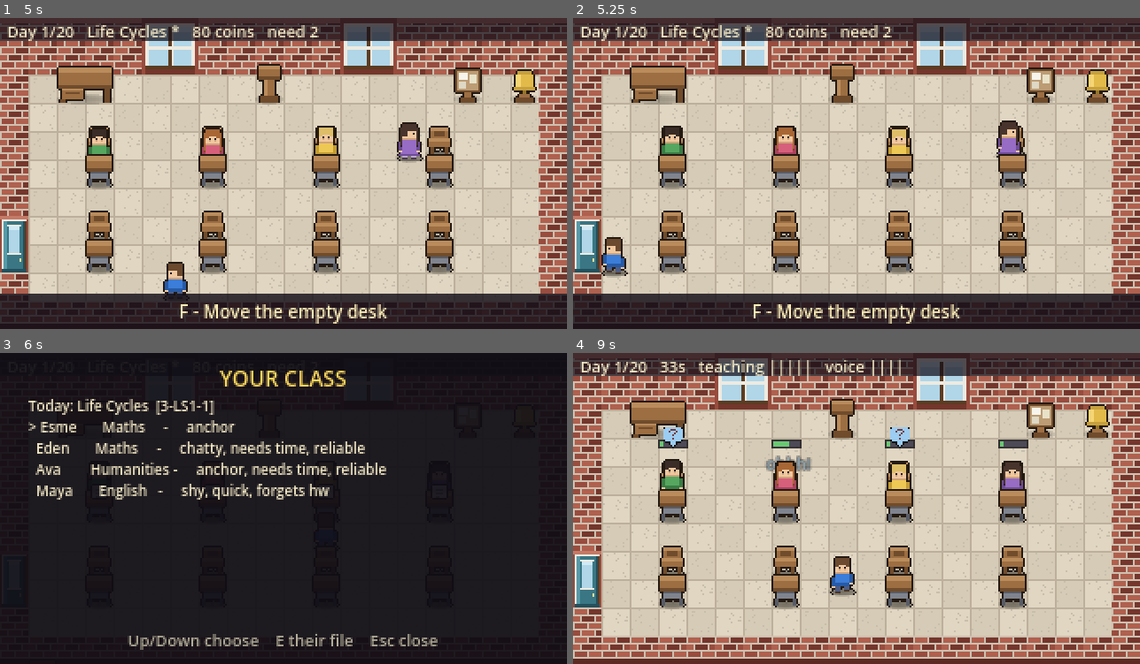
Above: before the commit, frames 1-4 (two rows, left to right).
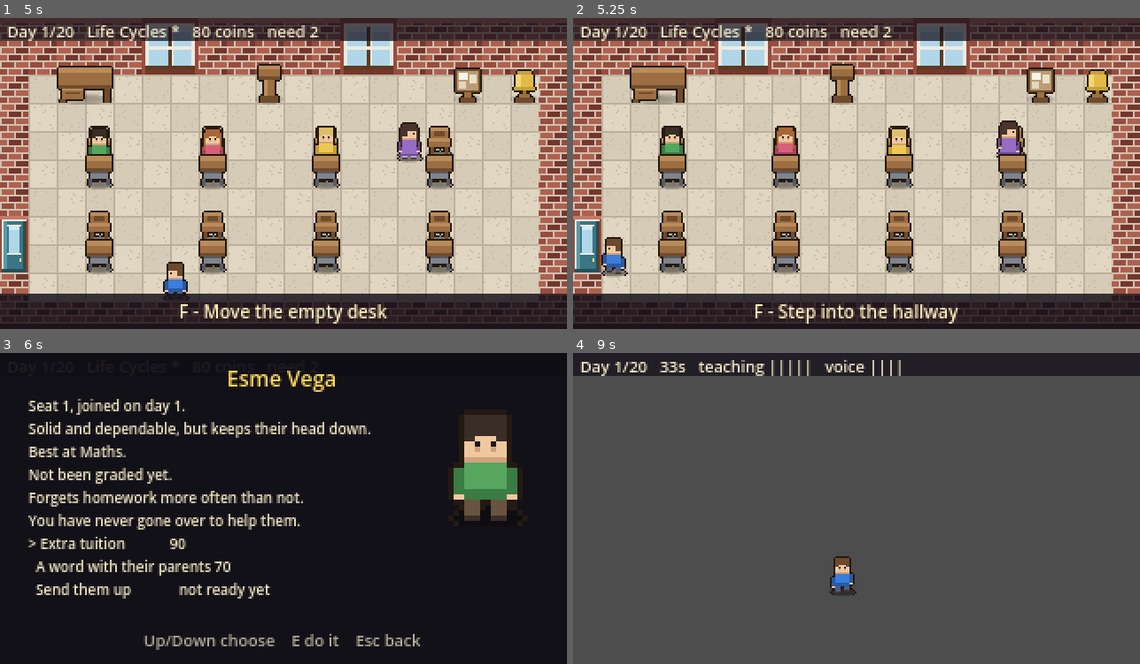
Above: after the commit, the same moments.

Repository: Mbottega16/EduSystem
Game: Godot game, scene res://tests/run.tscn
Same seed, same stepped clock (60 frames per second), same inputs: the game is played once before the commit and once after it. This scene is started directly instead of the project's main scene.
Inputs (mouse positions are in pixels of both pictures, inside the frame that each line leads up to):
- Up to frame 1 (5 s): tap Enter at 0.5 s; move the mouse to (408, 157) at 0.52 s; hold D (move_right) 0.53-1.25 s; tap B (build) at 0.6, 3.8 s; click (408, 157) at 0.67 s; tap Space at 0.77, 1.07, 3.6, 3.77, 4.07 s; tap E (interact) at 0.8 s; drag from (170, 189) to (328, 189) at 1.27 s; move the mouse to (340, 105) at 2.02 s; hold D (move_right) 2.03-2.75 s; tap F (manage) at 2.1 s; tap V (watch) at 2.3 s; drag from (255, 235) to (102, 189) at 2.77 s; move the mouse to (453, 220) at 3.52 s; hold A (move_left) 3.53-4.25 s; tap Escape (cancel) at 4.15 s; drag from (113, 126) to (328, 189) at 4.27 s
- Up to frame 2 (5.25 s): move the mouse to (884, 173) at 5.02 s; hold S (move_down) from 5.03 s (still down); tap B (build) at 5.1 s; click (884, 173) at 5.17 s
- Up to frame 3 (6 s): tap F (manage) at 5.3 s; tap Tab (menu) at 5.65 s; release S (move_down) at 5.75 s; drag from (198, 430) to (215, 524) at 5.77 s
- Up to frame 4 (9 s): move the mouse to (981, 492) at 6.52 s; hold W (move_up) 6.53-7.25 s; tap E (interact) at 6.6, 8.3 s; tap Space at 6.77, 6.8, 7.07 s; drag from (743, 524) to (1094, 436) at 7.27 s; move the mouse to (913, 440) at 8.02 s; hold S (move_down) 8.03-8.75 s; hold Shift (sprint) 8.03-8.75 s; drag from (828, 570) to (1015, 524) at 8.77 s

Frame 1 is identical in both runs. In frame 2, 1.0% of the frame differs, in the area x 31-69%, y 91-99%; in frame 3, 14%; in frame 4, 97%, in the area x 0-100%, y 0-100%.

Commit message:
A hallway between the rooms you hold
The door already drawn into the left wall (where students spawn) now
does something: walk to it outside a lesson, press F, and step into a
real corridor. Every room in Game.rooms is a physical door in it, in
the order you opened them -- your own leads back in, a staffed room's
opens the watch screen, an unstaffed one opens hiring, and a locked
door for the next room only appears when you can actually afford it,
same rule the shop already follows for locked items.

Deliberately does not let the player teach two rooms at once. A
delegated room is still resolved by RoomSim exactly as before; the
hallway is a faster way to reach that room's own screen than the old
Tab-through-School route, not a second body to puppet.

Two real bugs found by screenshot, not by a passing suite: the
hallway's own walls were built at the same origin as the classroom, so
a hidden corridor was colliding with the player in their own room
(visible = false does not stop collision) -- caught by an EXISTING
wall test failing, not by anything written for this feature. Then the
hallway rendered completely empty on its first screenshot -- the doors
had no sprite at all -- fixed by drawing the real door art per door.

Regression test drives it through the real input pipeline throughout,
not by calling interact() directly. 1106 -> 1120 assertions. Balance
contract re-verified unmoved.

Co-Authored-By: Claude Opus 5 <noreply@anthropic.com>

Diff:
--- a/scenes/main.tscn
+++ b/scenes/main.tscn
@@ -1,9 +1,10 @@
-[gd_scene load_steps=5 format=3]
+[gd_scene load_steps=6 format=3]
 
 [ext_resource type="Script" path="res://scripts/world/classroom.gd" id="1_world"]
 [ext_resource type="Script" path="res://scripts/main.gd" id="3_main"]
 [ext_resource type="Script" path="res://scripts/ui/debug_panel.gd" id="4_dbg"]
 [ext_resource type="PackedScene" path="res://scenes/ui/hud.tscn" id="2_hud"]
+[ext_resource type="PackedScene" path="res://scenes/world/hallway.tscn" id="5_hall"]
 
 [node name="Main" type="Node2D"]
 script = ExtResource("3_main")
@@ -12,6 +13,10 @@
 y_sort_enabled = true
 script = ExtResource("1_world")
 
+[node name="Hallway" parent="." instance=ExtResource("5_hall")]
+position = Vector2(0, 10000)
+visible = false
+
 [node name="UI" type="CanvasLayer" parent="."]
 
 [node name="HUD" parent="UI" instance=ExtResource("2_hud")]
--- /dev/null
+++ b/scenes/world/hallway.tscn
@@ -0,0 +1,6 @@
+[gd_scene load_steps=2 format=3]
+
+[ext_resource type="Script" path="res://scripts/world/hallway.gd" id="1_hall"]
+
+[node name="Hallway" type="Node2D"]
+script = ExtResource("1_hall")
--- /dev/null
+++ b/scripts/interact/hall_door.gd
@@ -0,0 +1,63 @@
+extends Interactable
+
+## One door in the hallway, or the door out of your own room.
+##
+## Two places use this script: a single instance sits at the door hole in
+## the player's OWN room (Layout.DOOR) and leads to the hallway; the
+## hallway itself instances one per room you hold, plus one more for the
+## next room you could open. Same script, same verb, because stepping
+## through either door is the same action from the player's side -- you
+## are choosing which room to be in.
+
+## "home"  -- the door out of your own room, or (in the hallway) the door
+##            back to it.
+## "room"  -- a room you already hold. `room_index` is which one.
+## "open"  -- the next room you could open. Only ever built when
+##            Game.can_open_room() is true -- LOCKED ITEMS ARE HIDDEN
+##            rather than greyed out, same rule the shop follows.
+var door_kind: String = "home"
+var room_index: int = -1
+## True for the single door that sits in the player's OWN room and leads
+## OUT to the hallway. False for every door built inside the hallway
+## itself, "home" included -- the same door_kind reads differently
+## depending which side of it you are standing on.
+var leads_out: bool = false
+
+signal chosen(kind: String, room_index: int)
+
+
+func _init() -> void:
+	super()
+	uses_key = Key.MANAGE
+
+
+## Never live mid-lesson. Leaving the room you are teaching, or wandering
+## into the hallway while a class is sat a test, is not a door -- it is
+## abandoning the room, and nothing about this feature is meant to make
+## that free.
+func can_interact() -> bool:
+	return Game.phase != Game.Phase.LESSON
+
+
+func prompt_text() -> String:
+	match door_kind:
+		"home":
+			return "Step into the hallway" if leads_out else "Back to your room"
+		"open":
+			return "Open a room (%d coins)" % Game.room_cost()
+		_:
+			if room_index < 0 or room_index >= Game.rooms.size():
+				return "Empty doorway"
+			var r: Dictionary = Game.rooms[room_index]
+			var teacher: Dictionary = r.get("teacher", {})
+			if teacher.is_empty():
+				return "%s - unstaffed" % String(r.get("name", "Room"))
+			var last: Dictionary = r.get("last", {})
+			var grade := String(last.get("letter", "")) if not last.is_empty() else "not run yet"
+			return "%s - %s (%s)" % [String(r.get("name", "Room")),
+				String(teacher.get("name", "")), grade]
+
+
+func interact(by: Node) -> void:
+	chosen.emit(door_kind, room_index)
+	used.emit(by)
--- a/scripts/main.gd
+++ b/scripts/main.gd
@@ -8,6 +8,7 @@
 
 @onready var world: Node2D = $World
 @onready var hud: Control = $UI/HUD
+@onready var hallway: Node2D = $Hallway
 
 var placement: Placement = null
 
@@ -56,6 +57,11 @@
 	placement.sold.connect(func(tile: Vector2i) -> void:
 		Game.sell_item(tile))
 
+	# The hallway persists for the whole run, unlike the room's own
+	# landmarks -- it never gets torn down and rebuilt, so this connection
+	# is made once here rather than re-made in _wire_room().
+	hallway.door_chosen.connect(_on_hallway_door)
+
 
 ## The fixed props are NEW NODES after the room is rebuilt at a bigger size,
 ## so their signals have to be reconnected to match.
@@ -96,6 +102,7 @@
 		[world.bell, "term_ended", _on_term_ended],
 		[world.noticeboard, "catalogue_opened", hud.open_catalogue],
 		[world.teacher_desk, "marking_requested", hud.open_marking],
+		[world.hall_door, "chosen", _enter_hallway],
 	]
 	for row: Array in pairs:
 		var node: Object = row[0]
@@ -212,3 +219,74 @@
 		Game.add_item(placement.item_id, _moving_from)
 		_moving_from = NOWHERE
 	world.player.input_locked = false
+
+
+## Walked through your own door. Reparents the SAME player node into the
+## hallway rather than spawning a second one -- world.player stays the one
+## true teacher throughout, which is what every test and every other system
+## already assumes it is.
+func _enter_hallway(_kind: String, _room_index: int) -> void:
+	if world.hall_door == null or not world.hall_door.can_interact():
+		return
+	hallway.rebuild()
+	var p: Actor = world.player
+	world.remove_child(p)
+	hallway.add_child(p)
+	p.position = hallway.entry_position()
+	p.facing = p.DIR_DOWN
+	# The camera is a CHILD of the player (classroom._attach_camera()), so
+	# it came along in the reparent above -- world.camera is still the
+	# right reference to it, just relocated.
+	hallway.refresh_camera_limits(world.camera)
+	if world.camera != null:
+		world.camera.make_current()
+		world.camera.reset_smoothing()
+	world.visible = false
+	hallway.visible = true
+
+
+## The reverse: back through the home door, into the room you left exactly
+## as it was -- nothing in it was ticking while you were away, because
+## nothing in classroom._physics_process runs outside Phase.LESSON, and
+## you can only leave in the first place when you are not mid-lesson.
+func _return_home() -> void:
+	var p: Actor = world.player
+	hallway.remove_child(p)
+	world.add_child(p)
+	p.global_position = Grid.tile_to_world(Layout.DOOR + Vector2i(1, 0))
+	p.facing = p.DIR_DOWN
+	world._refresh_camera_limits()
+	if world.camera != null:
+		world.camera.make_current()
+		world.camera.reset_smoothing()
+	hallway.visible = false
+	world.visible = true
+
+
+func _on_hallway_door(kind: String, room_index: int) -> void:
+	match kind:
+		"home":
+			_return_home()
+		"open":
+			var err := Game.open_room()
+			if err != "":
+				hud.hint_once("hallway_open_room_failed", err)
+				return
+			hallway.rebuild()
+		"room":
+			if room_index < 0 or room_index >= Game.rooms.size():
+				return
+			var r: Dictionary = Game.rooms[room_index]
+			var teacher: Dictionary = r.get("teacher", {})
+			if teacher.is_empty():
+				hud._hiring_for = room_index
+				hud.show_hiring()
+			elif hud._can_watch(room_index):
+				hud.show_watch(room_index)
+			else:
+				# Staffed, but the bell has not rung on it yet -- there is
+				# nothing to watch, but there is still something to show:
+				# the same room overview the old School screen gave, on
+				# this room, rather than silently doing nothing.
+				hud._sel = room_index
+				hud.show_school()
--- a/scripts/world/classroom.gd
+++ b/scripts/world/classroom.gd
@@ -49,6 +49,8 @@
 var teacher_desk: Interactable = null
 var bell: Interactable = null
 var noticeboard: Interactable = null
+## The way out, at the hole already in the left wall. Leads to the hallway.
+var hall_door: Interactable = null
 ## Standing at the back on inspection days. Not in `students`, so nothing
 ## that walks the roster ever mistakes them for a child.
 var inspector: Actor = null
@@ -111,6 +113,7 @@
 	for c in get_tree().get_nodes_in_group("curriculum_board"):
 		if c is Interactable and not c.curriculum_opened.is_connected(_on_curriculum_requested):
 			c.curriculum_opened.connect(_on_curriculum_requested)
+	hall_door = RoomBuilder.build_hall_door(self, grid)
 	_purchased = RoomBuilder.build_purchased(self, grid)
 	_connect_placed()
 	_spawn_students()
@@ -254,6 +257,7 @@
 	for c in get_tree().get_nodes_in_group("curriculum_board"):
 		if c is Interactable and not c.curriculum_opened.is_connected(_on_curriculum_requested):
 			c.curriculum_opened.connect(_on_curriculum_requested)
+	hall_door = RoomBuilder.build_hall_door(self, grid)
 	_purchased = RoomBuilder.build_purchased(self, grid)
 	_connect_placed()
 	_refresh_camera_limits()
--- /dev/null
+++ b/scripts/world/hallway.gd
@@ -0,0 +1,159 @@
+extends Node2D
+
+## The corridor between the rooms you hold.
+##
+## Replaces the abstract School screen's door-picking with an actual one:
+## walk to the door that is the room you want, press F. Your own room is
+## always the first door. Every room in Game.rooms gets one after it, in
+## the order you opened them. One more door appears at the end for the
+## next room you could open, but only when Game.can_open_room() says you
+## actually can -- a locked door with nothing behind it is exactly the
+## "offers nothing" failure this project already had to fix once, at the
+## podium, so it is not one to reintroduce here.
+##
+## PLACEMENT: main.tscn parks this node 10000px below the classroom.
+## `visible = false` alone was not enough -- a hidden StaticBody2D still
+## collides, so the corridor's own walls were overlapping the classroom's
+## coordinate space and the player was colliding with an invisible wall in
+## their OWN room. Caught by an existing test failing ("the top wall stops
+## the player"), not by anything written for this feature -- worth
+## remembering next time two scenes share an origin.
+##
+## WHAT WALKING THROUGH ONE DOES NOT DO: put the player inside that room to
+## teach it. A delegated room is still resolved by RoomSim, same as it
+## always was -- this is a faster way to reach the watch/hire screen for
+## it than the old Tab-through-School-screen route, not a second body to
+## puppet. Teaching two rooms at once is not a thing this game's model
+## supports, and pretending otherwise here would be exactly the kind of
+## plausible-looking feature CLAUDE.md warns against.
+
+signal door_chosen(kind: String, room_index: int)
+
+const DOOR_SCRIPT := preload("res://scripts/interact/hall_door.gd")
+const SPACING := 48.0
+const MARGIN := 32.0
+const HEIGHT := 64.0
+## The classroom's own door art (tile_door_top over tile_door_bottom),
+## reused rather than drawing new art -- a hallway door should look like
+## the door it already is, not invent a second design.
+const DOOR_TOP := preload("res://art/tile_door_top.png")
+const DOOR_BOTTOM := preload("res://art/tile_door_bottom.png")
+
+var doors: Array = []
+var _door_art: Array = []
+var _walls_built: bool = false
+
+
+func _ready() -> void:
+	_build_bounds()
+	rebuild()
+
+
+## Top and bottom walls plus the two ends, built once at a generous width so
+## a rebuild (a room opened mid-visit) never needs to redo them. A corridor
+## has no furniture to collide with, so this is the whole of its geometry.
+func _build_bounds() -> void:
+	if _walls_built:
+		return
+	_walls_built = true
+	var w := MARGIN * 2.0 + SPACING * float(Balance.max_rooms + 1)
+
+	var floor_rect := ColorRect.new()
+	floor_rect.color = Color(0.16, 0.14, 0.13)
+	floor_rect.position = Vector2(0.0, 0.0)
+	floor_rect.size = Vector2(w, HEIGHT)
+	floor_rect.z_index = -10
+	add_child(floor_rect)
+
+	for seg: Rect2 in [
+		Rect2(0.0, -8.0, w, 8.0),          # top
+		Rect2(0.0, HEIGHT, w, 8.0),        # bottom
+		Rect2(-8.0, -8.0, 8.0, HEIGHT + 16.0),   # left end
+		Rect2(w, -8.0, 8.0, HEIGHT + 16.0),      # right end
+	]:
+		var body := StaticBody2D.new()
+		body.collision_layer = 1
+		body.collision_mask = 0
+		var shape := CollisionShape2D.new()
+		var rect := RectangleShape2D.new()
+		rect.size = seg.size
+		shape.shape = rect
+		shape.position = seg.position + seg.size * 0.5
+		body.add_child(shape)
+		add_child(body)
+
+
+## Called on entry, and again any time Game.rooms changes shape (a room
+## opened, a hire made) while the hallway is still the active scene.
+func rebuild() -> void:
+	for d in doors:
+		if is_instance_valid(d):
+			d.queue_free()
+	doors.clear()
+	for a in _door_art:
+		if is_instance_valid(a):
+			a.queue_free()
+	_door_art.clear()
+
+	var n := 1 + Game.rooms.size() + (1 if Game.can_open_room() else 0)
+	for i in n:
+		var kind: String
+		var idx := -1
+		if i == 0:
+			kind = "home"
+		elif i <= Game.rooms.size():
+			kind = "room"
+			idx = i - 1
+		else:
+			kind = "open"
+		var dx := MARGIN + float(i) * SPACING
+
+		# The door itself: the classroom's own two-tile door art, bottom
+		# edge on the floor line, same "bottom row meets the floor"
+		# anchor every other prop in this game uses.
+		var top_spr := Sprite2D.new()
+		top_spr.texture = DOOR_TOP
+		top_spr.centered = false
+		top_spr.position = Vector2(dx - 8.0, HEIGHT - 32.0)
+		add_child(top_spr)
+		_door_art.append(top_spr)
+		var bottom_spr := Sprite2D.new()
+		bottom_spr.texture = DOOR_BOTTOM
+		bottom_spr.centered = false
+		bottom_spr.position = Vector2(dx - 8.0, HEIGHT - 16.0)
+		add_child(bottom_spr)
+		_door_art.append(bottom_spr)
+
+		var d := DOOR_SCRIPT.new()
+		d.door_kind = kind
+		d.room_index = idx
+		d.position = Vector2(dx, HEIGHT - 8.0)
+		# Doors 48px apart with the player's own 20px zone would overlap a
+		# neighbour's reach at the default 20px circle -- same fix as the
+		# noticeboard/curriculum board sharing a tile.
+		d.set_pick_radius(8.0)
+		d.chosen.connect(func(k: String, ri: int) -> void: door_chosen.emit(k, ri))
+		add_child(d)
+		doors.append(d)
+
+
+## Where a fresh arrival stands: just past the home door, facing in.
+func entry_position() -> Vector2:
+	return Vector2(MARGIN + 14.0, HEIGHT * 0.5 + 10.0)
+
+
+func width() -> float:
+	return MARGIN * 2.0 + SPACING * float(maxi(1, doors.size()))
+
+
+## The corridor only needs to clamp horizontally -- it is one storey and
+## far shorter than the screen, so a hard vertical limit would just pin the
+## camera against empty space above the floor. Left unset, top/bottom keep
+## Camera2D's own effectively-unlimited default.
+func refresh_camera_limits(camera: Camera2D) -> void:
+	if camera == null or not is_instance_valid(camera):
+		return
+	camera.limit_left = -MARGIN
+	camera.limit_right = int(width())
+	camera.limit_top = -100000
+	camera.limit_bottom = 100000
--- a/scripts/world/room_builder.gd
+++ b/scripts/world/room_builder.gd
@@ -27,6 +27,7 @@
 const BELL_SCRIPT := preload("res://scripts/interact/bell.gd")
 const BOARD_SCRIPT := preload("res://scripts/interact/noticeboard.gd")
 const CURRICULUM_SCRIPT := preload("res://scripts/interact/curriculum_board.gd")
+const HALL_DOOR_SCRIPT := preload("res://scripts/interact/hall_door.gd")
 const PLACED_SCRIPT := preload("res://scripts/interact/placed_item.gd")
 
 
@@ -312,6 +313,20 @@
 	return it
 
 
+## The hole in the left wall, which is already a walkable gap students spawn
+## through. No sprite and no collider of its own -- the wall art already
+## draws the doorway, and blocking it would undo the very thing that makes
+## it a door. Just a trigger sitting where the wall already has a hole.
+static func build_hall_door(parent: Node2D, _grid: Grid) -> Interactable:
+	var it := Interactable.new()
+	it.set_script(HALL_DOOR_SCRIPT)
+	it.door_kind = "home"
+	it.leads_out = true
+	it.position = Grid.tile_to_world(Layout.DOOR)
+	parent.add_child(it)
+	return it
+
+
 ## Everything the player has bought. Rebuilt from Game.room_items whenever
 ## the room changes, so a save reload reconstructs it exactly.
 static func build_purchased(parent: Node2D, grid: Grid) -> Array:
--- a/tests/run.gd
+++ b/tests/run.gd
@@ -191,6 +191,7 @@
 	await test_milestones()
 	await test_buying_desks()
 	await test_the_school()
+	await test_hallway()
 	await test_dev_panel()
 	await test_teaching()
 	await test_weather()
@@ -5110,6 +5111,86 @@
 	await tap("cancel")
 	chk("Esc backs out to the school board", hud.mode == hud.Mode.SCHOOL)
 	hud.close()
+
+	Game.new_run(SEED)
+	await step(2)
+
+
+## The hallway: your own door leads out, a door per room leads back in.
+##
+## Driven through the REAL input pipeline throughout (place_player + tap),
+## the same way the bell and podium are tested -- not by calling
+## interact() directly, which would prove the signal wiring works without
+## proving a player can actually reach it.
+func test_hallway() -> void:
+	section("HALLWAY")
+	Game.new_run(SEED)
+	await step(2)
+	var main: Node = world.get_parent()
+	var hallway: Node = main.get_node("Hallway")
+
+	chk("the door out is live outside a lesson", world.hall_door.can_interact())
+	world.start_lesson()
+	chk("but not mid-lesson", not world.hall_door.can_interact())
+	Game.set_phase(Game.Phase.AFTERNOON)
+
+	await place_player(Layout.DOOR + Vector2i(1, 0), Actor.DIR_LEFT)
+	await tap("manage")
+	chk("stepping through the door hands the player to the hallway",
+		world.player.get_parent() == hallway)
+	chk("and the room itself is hidden while you are away", not world.visible)
+	chk("the hallway is what's on screen instead", hallway.visible)
+
+	var expect_doors := 1 + Game.rooms.size() + (1 if Game.can_open_room() else 0)
+	chk("one door per room you hold, plus your own and the next one to open",
+		hallway.doors.size() == expect_doors, hallway.doors.size())
+
+	# Open a room from inside the hallway -- the same Game.open_room() the
+	# old School screen used, just reached by walking to a door instead of
+	# pressing N from a menu.
+	var open_door: Node2D = null
+	for d in hallway.doors:
+		if String(d.door_kind) == "open":
+			open_door = d
+	chk("there is a door for the next room, since a fresh school can afford one",
+		open_door != null)
+	var rooms_before := Game.rooms.size()
+	Game.coins = 99999
+	world.player.global_position = open_door.global_position
+	await step(2)
+	await tap("manage")
+	chk("walking into it opens a room", Game.rooms.size() == rooms_before + 1)
+	chk("and the corridor rebuilds to match",
+		hallway.doors.size() == 1 + Game.rooms.size()
+			+ (1 if Game.can_open_room() else 0))
+
+	# The new room is unstaffed, so its door should offer to hire rather
+	# than to watch -- there is nothing yet to watch.
+	var room_door: Node2D = null
+	for d in hallway.doors:
+		if String(d.door_kind) == "room" and int(d.room_index) == rooms_before:
+			room_door = d
+	chk("the room you just opened has its own door", room_door != null)
+	world.player.global_position = room_door.global_position
+	await step(2)
+	await tap("manage")
+	var hud := _hud()
+	chk("an unstaffed room's door opens hiring, not watching",
+		hud.mode == hud.Mode.SCHOOL and hud._hiring)
+	hud.close()
+
+	# Home again.
+	var home_door: Node2D = null
+	for d in hallway.doors:
+		if String(d.door_kind) == "home":
+			home_door = d
+	world.player.global_position = home_door.global_position
+	await step(2)
+	await tap("manage")
+	chk("the home door hands the player back to their own room",
+		world.player.get_parent() == world)
+	chk("and the room is what's on screen again", world.visible)
+	chk("with the hallway put away", not hallway.visible)
 
 	Game.new_run(SEED)
 	await step(2)
--- a/tools/shot.gd
+++ b/tools/shot.gd
@@ -154,6 +154,28 @@
 			Game.furnish_room(0)
 			Game.resolve_rooms()
 			hud.show_school()
+		"door":
+			world.player.global_position = Grid.tile_to_world(Layout.DOOR + Vector2i(1, 0))
+			world.player.facing = Actor.DIR_LEFT
+		"hallway":
+			Game.coins = 999999
+			Game.open_room()
+			Game.open_room()
+			Game.applicants = [Staff.archetype("veteran").duplicate()]
+			Game.applicants[0]["name"] = "Dr Okafor"
+			Game.hire(0, 0)
+			Game.resolve_rooms()
+			var hallway: Node = main.get_node("Hallway")
+			hallway.rebuild()
+			world.player.get_parent().remove_child(world.player)
+			hallway.add_child(world.player)
+			world.player.position = hallway.entry_position()
+			hallway.refresh_camera_limits(world.camera)
+			if world.camera != null:
+				world.camera.make_current()
+				world.camera.reset_smoothing()
+			world.visible = false
+			hallway.visible = true
 		"watch":
 			Game.coins = 999999
 			Game.open_room()
Not shown, added: scripts/interact/hall_door.gd.uid
Not shown, added: scripts/world/hallway.gd.uid
Not shown, changed: tests/assertion_count.txt
Not shown, changed: CLAUDE.md
Not shown, changed: README.md
Not shown, changed: Take a Screenshot.bat
Not shown, changed: docs/AUTONOMOUS_TASKLIST.md
Not shown, changed: docs/GDD.md
Not shown, changed: docs/SALVAGE.md
